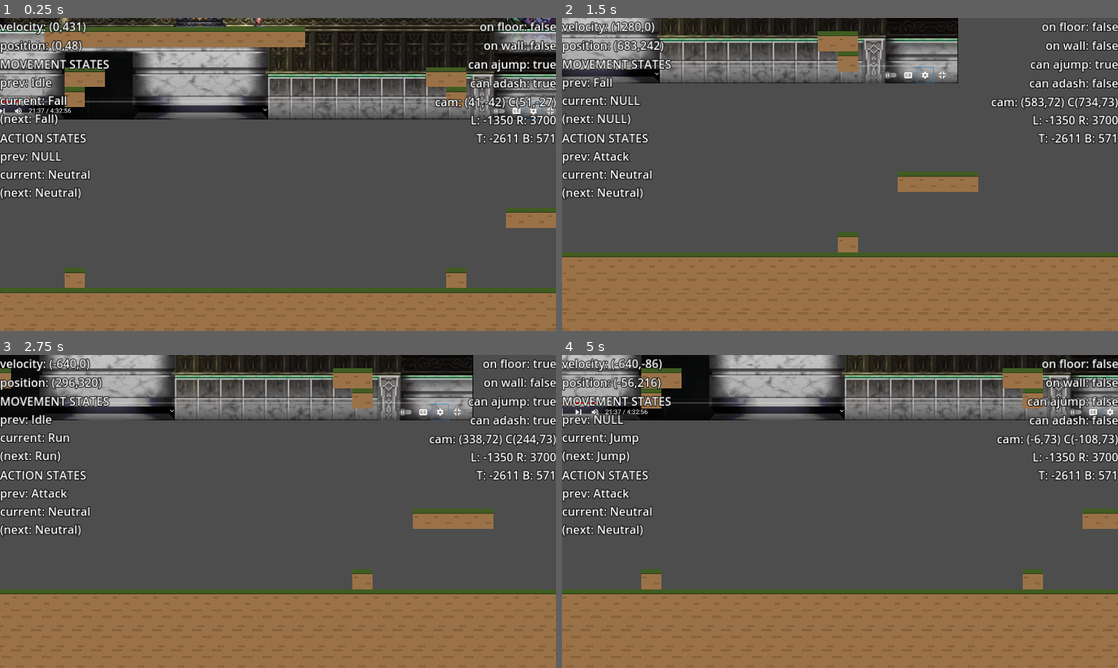
Above: before the commit, frames 1-4 (two rows, left to right).
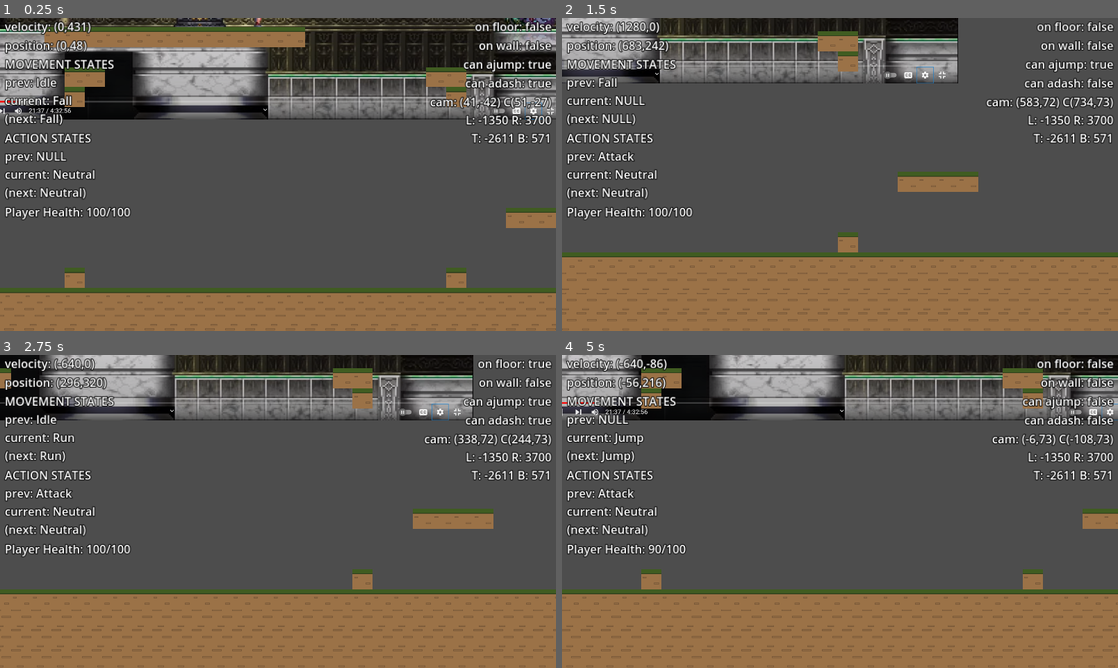
Above: after the commit, the same moments.

Repository: azylazide/untitled-hw-game-G4
Game: Godot game, scene res://src/levels/level_test.tscn
Two runs of this game, one before a commit and one after it. Both use one fixed random seed, a clock stepped at 60 frames per second and the inputs below.
Inputs:
- Up to frame 1 (0.25 s): no input
- Up to frame 2 (1.5 s): tap Enter (ui_accept) at 0.5 s; hold Z (attack) 0.53-1.28 s; hold D (right) from 0.53 s (still down); tap Space (jump) at 0.77 s; tap X (dash) at 1.35 s
- Up to frame 3 (2.75 s): tap Space (jump) at 1.52 s; release D (right) at 2.03 s; hold A (left) from 2.03 s (still down); hold Z (attack) from 2.03 s (still down)
- Up to frame 4 (5 s): release A (left) at 2.78 s; release Z (attack) at 2.78 s; hold D (right) 2.78-4.28 s; tap X (dash) at 2.85, 4.35 s; tap Space (jump) at 3.02, 3.77, 4.52 s; hold Z (attack) 3.53-4.28 s; tap Keypad 1 (debug) at 4.15 s; hold A (left) from 4.28 s (still down)

The runs differ from the first frame. In frame 1, 6.2% of the frame differs, in the area x 0-100%, y 1-65%; in frame 2, 6.3%; in frame 3, 6.2%; in frame 4, 6.4%.

Commit message:
testing hurt, death state format minor edits

Diff:
--- a/project.godot
+++ b/project.godot
@@ -52,7 +52,7 @@
 dash={
 "deadzone": 0.5,
 "events": [Object(InputEventKey,"resource_local_to_scene":false,"resource_name":"","device":-1,"window_id":0,"alt_pressed":false,"shift_pressed":false,"ctrl_pressed":false,"meta_pressed":false,"pressed":false,"keycode":0,"physical_keycode":88,"key_label":0,"unicode":120,"echo":false,"script":null)
-, Object(InputEventJoypadButton,"resource_local_to_scene":false,"resource_name":"","device":-1,"button_index":10,"pressure":0.0,"pressed":false,"script":null)
+, Object(InputEventJoypadMotion,"resource_local_to_scene":false,"resource_name":"","device":-1,"axis":5,"axis_value":1.0,"script":null)
 ]
 }
 pause={
--- a/src/actors/actor_resource.gd
+++ b/src/actors/actor_resource.gd
@@ -4,6 +4,7 @@
 extends Resource
 class_name ActorResource
 
+@export_group("General")
 @export var max_health:=100.0
 @export var health:= 100.0:
 	set(value):
--- /dev/null
+++ b/src/actors/debug_player.tres
@@ -0,0 +1,10 @@
+[gd_resource type="Resource" script_class="PlayerResource" load_steps=2 format=3 uid="uid://0m1f0hoinpvg"]
+
+[ext_resource type="Script" path="res://src/actors/player_resource.gd" id="1_80jor"]
+
+[resource]
+script = ExtResource("1_80jor")
+abilities = 7
+hurt_time = 0.8
+max_health = 100.0
+health = 100.0
--- a/src/actors/player.gd
+++ b/src/actors/player.gd
@@ -76,6 +76,9 @@
 
 ## Wall jump duration timer
 @onready var wall_jump_hold_timer:= $Timers/WallJumpHoldTimer as Timer
+
+## Hurt duration timer
+@onready var hurt_timer:= $Timers/HurtTimer as Timer
 
 ## If on floor on previous frame
 @onready var was_on_floor:= true
@@ -179,7 +182,7 @@
 	_movement_statemachine(delta)
 	_action_statemachine(delta)
 	SignalBus.player_updated.emit(face_direction,camera_center.global_position)
-
+	print(is_on_wall())
 	debug_text()
 
 ## Movement state machine
@@ -268,10 +271,22 @@
 ## Main states code that runs per frame
 func _run_movement_state(delta: float) -> int:
 
-	if Action.current in [Action.STATES.DEATH]:
+	if Action.current in [Action.STATES.DEATH,Action.STATES.HURT]:
+		match Action.STATES:
+			Action.STATES.HURT:
+				#ignore player input
+				#apply knockback while hurt time is active
+				#return AUTO
+				#when done change AUTO to IDLE or RUN or FALL
+				pass
+			Action.STATES.DEATH:
+				#ignore player input
+				#apply simple physics for gravity or knockback
+				#always stay as AUTO
+				pass
 		return Move.AUTO
 
-	if not Action.current == Action.STATES.HURT:
+	else:
 		match Move.current:
 			Move.STATES.IDLE:
 				var dir:= get_direction()
@@ -434,9 +449,6 @@
 				face_direction = signf(wall_normal.x)
 				return Move.STATES.WALL
 
-	elif Action.current == Action.STATES.HURT:
-		#knockback
-		pass
 	#-------------
 	return Move.NULL
 
@@ -450,7 +462,7 @@
 				return Action.STATES.NEUTRAL
 			return Action.STATES.ATTACK
 		Action.STATES.HURT:
-			#invincibility timer & knockback
+			#invincibility timer
 			return Action.STATES.NEUTRAL
 		Action.STATES.DEATH:
 			return Action.STATES.DEATH
@@ -666,6 +678,11 @@
 		Action.state_name[Action.next]]
 	var debug_text_actionstates = "ACTION STATES\nprev: %s\ncurrent: %s\n(next: %s)" %format_actionstates
 
+	var debug_text_health = "Player Health: %0.f/%0.f" %[stats.health,stats.max_health]
+
+	if stats:
+		DebugTexts.get_node("%health").text = debug_text_health
+
 	DebugTexts.get_node("%velocity").text = debug_text_vel
 	DebugTexts.get_node("%position").text = debug_text_pos
 	DebugTexts.get_node("%movementstates").text = debug_text_movementstates
--- a/src/actors/player.tscn
+++ b/src/actors/player.tscn
@@ -1,14 +1,8 @@
-[gd_scene load_steps=11 format=3 uid="uid://b3xsy3bblplxe"]
+[gd_scene load_steps=10 format=3 uid="uid://b3xsy3bblplxe"]
 
 [ext_resource type="Script" path="res://src/actors/player.gd" id="1_7v7v0"]
-[ext_resource type="Script" path="res://src/actors/player_resource.gd" id="2_r65xl"]
+[ext_resource type="Resource" uid="uid://0m1f0hoinpvg" path="res://src/actors/debug_player.tres" id="2_kvtdh"]
 [ext_resource type="Script" path="res://src/actors/CameraBBoxDetector.gd" id="3_q5wf3"]
-
-[sub_resource type="Resource" id="Resource_pv50y"]
-script = ExtResource("2_r65xl")
-abilities = 7
-max_health = 100.0
-health = 100.0
 
 [sub_resource type="RectangleShape2D" id="RectangleShape2D_p3dhm"]
 size = Vector2(70, 150)
@@ -40,7 +34,7 @@
 jump_height = 2.5
 min_jump_height = 0.8
 gap_length = 12.0
-stats = SubResource("Resource_pv50y")
+stats = ExtResource("2_kvtdh")
 
 [node name="CollisionShape2D" type="CollisionShape2D" parent="."]
 position = Vector2(0, -75)
@@ -53,6 +47,7 @@
 
 [node name="CollisionShape2D" type="CollisionShape2D" parent="CameraBBoxDetector"]
 shape = SubResource("CircleShape2D_i8aq0")
+debug_color = Color(0.733333, 0.945098, 1, 0.337255)
 
 [node name="CameraCenter" type="Marker2D" parent="."]
 position = Vector2(0, -75)
@@ -100,6 +95,10 @@
 wait_time = 0.2
 one_shot = true
 
+[node name="HurtTimer" type="Timer" parent="Timers"]
+wait_time = 0.8
+one_shot = true
+
 [node name="Camera2D" type="Camera2D" parent="."]
 visible = false
 enabled = false
@@ -128,3 +127,5 @@
 [node name="CollisionShape2D" type="CollisionShape2D" parent="Hitbox"]
 shape = SubResource("RectangleShape2D_j7eh3")
 debug_color = Color(0.92549, 0, 0.0823529, 0.27451)
+
+[node name="AnimationPlayer" type="AnimationPlayer" parent="."]
--- a/src/actors/player_resource.gd
+++ b/src/actors/player_resource.gd
@@ -3,6 +3,7 @@
 
 @export_flags("DASH","AJUMP","WALL") var abilities:= 0b111
 
+@export var hurt_time:= 0.8
 #attacks and inventory
 
 #temp function
--- a/src/debug_texts.tscn
+++ b/src/debug_texts.tscn
@@ -25,7 +25,8 @@
 [node name="HBoxContainer" type="HBoxContainer" parent="Control"]
 layout_mode = 1
 anchors_preset = -1
-offset_right = 1153.0
+offset_left = 10.0
+offset_right = 1143.0
 offset_bottom = 100.0
 
 [node name="VBoxContainer" type="VBoxContainer" parent="Control/HBoxContainer"]
@@ -51,6 +52,12 @@
 label_settings = SubResource("LabelSettings_h2jt3")
 
 [node name="actionstates" type="Label" parent="Control/HBoxContainer/VBoxContainer"]
+unique_name_in_owner = true
+layout_mode = 2
+text = "TEST"
+label_settings = SubResource("LabelSettings_h2jt3")
+
+[node name="health" type="Label" parent="Control/HBoxContainer/VBoxContainer"]
 unique_name_in_owner = true
 layout_mode = 2
 text = "TEST"
--- a/src/levels/LevelTemplate.gd
+++ b/src/levels/LevelTemplate.gd
@@ -13,5 +13,5 @@
 
 func _unhandled_input(event: InputEvent) -> void:
 	if event.is_action_pressed("debug"):
-		pass
+		$Player.stats.health -= 10
 	pass
